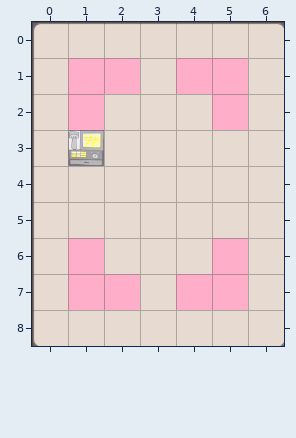
A Tiled map gets an edit: HungryGame/proj.win32/map/26.tmx. Above is the file before it was changed.
Cells are 60x60 px. Shown: x 0..6, y 0..8.
After:
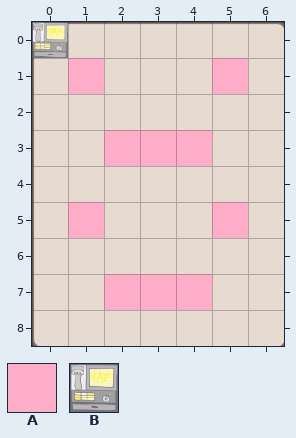
Key: from "metaset1": A 0; from "wall": B 0.
_ is an empty cell, # one hidden under a higher layer.
The edit:
{"where": "layer \"wall\""}
{"y":0,"x":0,"old":"_","new":"B"}
{"y":1,"x":2,"old":"#","new":"_"}
{"y":1,"x":4,"old":"#","new":"_"}
{"y":2,"x":1,"old":"#","new":"_"}
{"y":2,"x":5,"old":"#","new":"_"}
{"y":3,"x":1,"old":"B","new":"_"}
{"y":6,"x":1,"old":"#","new":"_"}
{"y":6,"x":5,"old":"#","new":"_"}
{"y":7,"x":1,"old":"#","new":"_"}
{"y":7,"x":5,"old":"#","new":"_"}
{"where": "layer \"Items\""}
{"y":1,"x":2,"old":"A","new":"_"}
{"y":1,"x":4,"old":"A","new":"_"}
{"y":2,"x":1,"old":"A","new":"_"}
{"y":2,"x":5,"old":"A","new":"_"}
{"y":3,"x":2,"old":"___","new":"AAA"}
{"y":5,"x":1,"old":"_","new":"A"}
{"y":5,"x":5,"old":"_","new":"A"}
{"y":6,"x":1,"old":"A","new":"_"}
{"y":6,"x":5,"old":"A","new":"_"}
{"y":7,"x":1,"old":"A","new":"_"}
{"y":7,"x":3,"old":"_","new":"A"}
{"y":7,"x":5,"old":"A","new":"_"}
{"label":"added","picture_box":[32,22,68,58]}
{"label":"changed","picture_box":[68,58,248,166]}
{"label":"changed","picture_box":[68,202,104,310]}
{"label":"changed","picture_box":[212,202,248,310]}
{"label":"added","picture_box":[140,274,176,310]}
